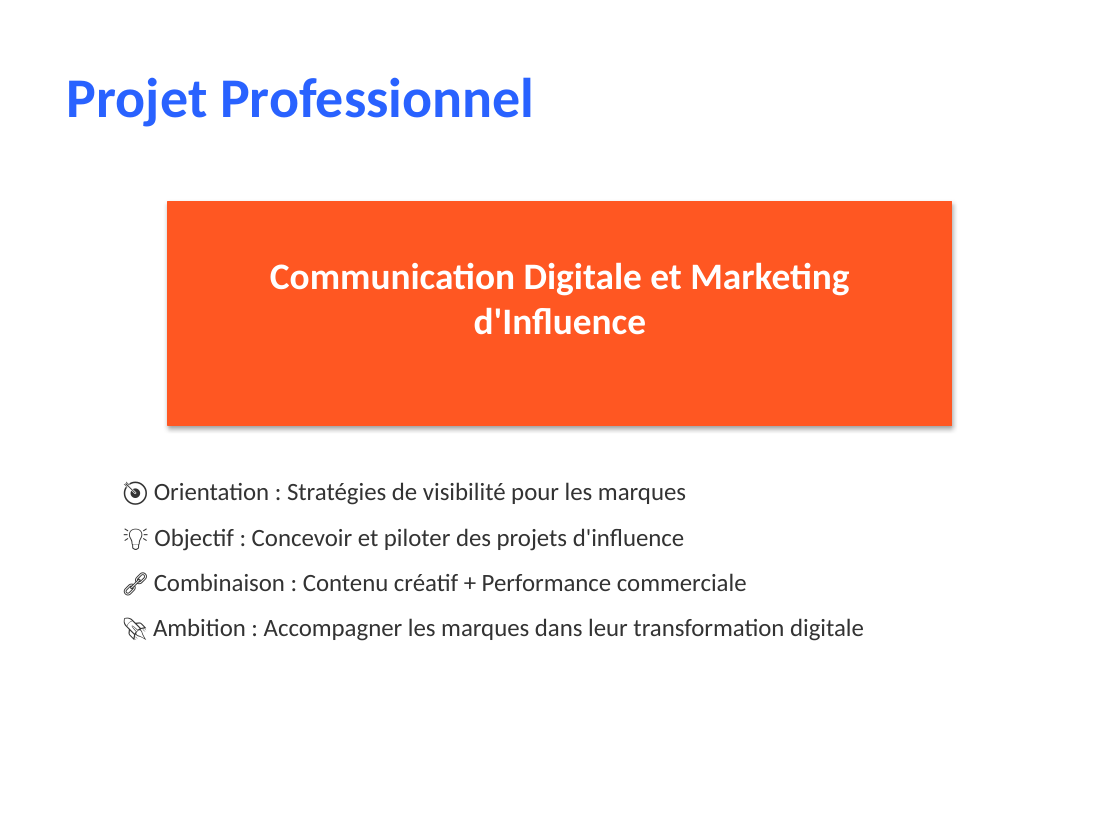
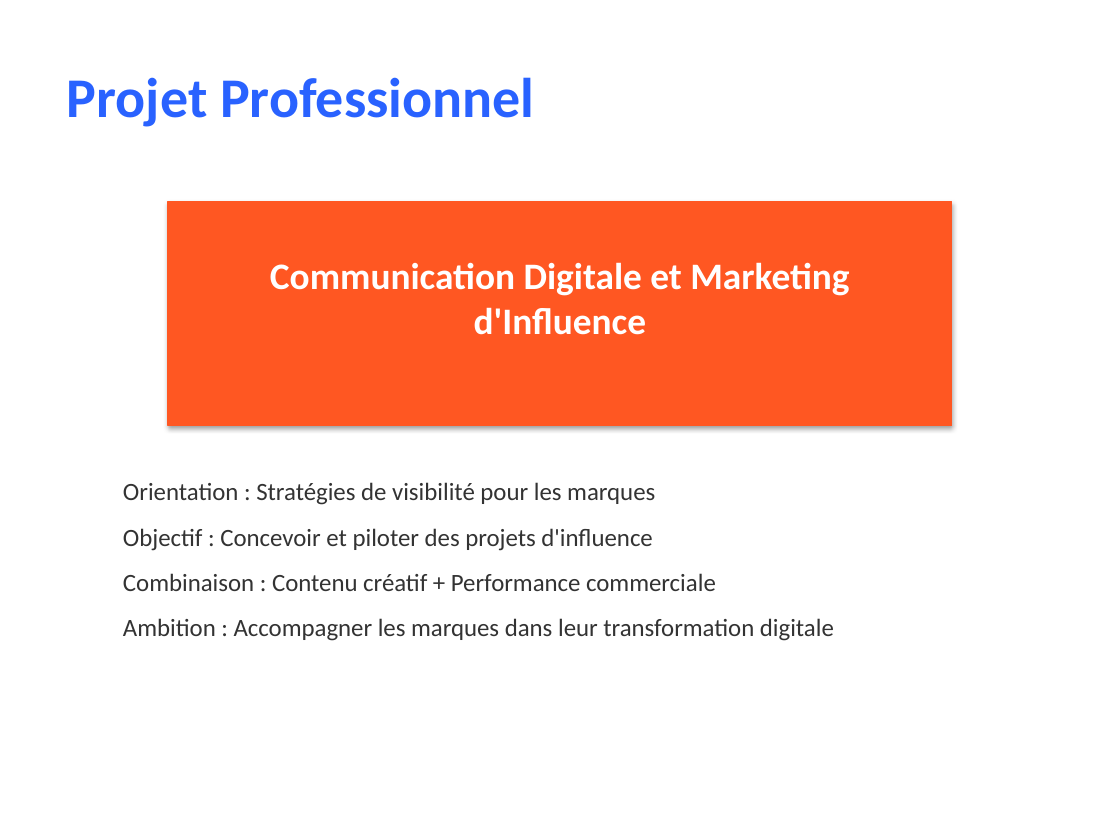
Before and after one commit to DOCK221/lbdmuser.github.io, a slide deck: slide 22 of Soutenance_Mouhamadou_Sow_B3_CDI.pptx. Drawn at 1120x840 pixels with LibreOffice and Linux fonts; fonts in the diff are those of the drawing. Boxes give left, top, right and bottom in pixels: in the first picture for what was removed or moved away, otherwise in the second. Text is boxed around its words. In the diff, an @@ line names an element or a change of style, - is before the commit and + after.

Commit message:
feat: présentation sans émojis + version PDF
- Suppression de tous les émojis de la présentation
- Ajout de la version PDF (24 pages, 111 Ko)
- Présentation prête pour la soutenance

```diff
--- a/Soutenance_Mouhamadou_Sow_B3_CDI.pptx
+++ b/Soutenance_Mouhamadou_Sow_B3_CDI.pptx
@@ text at <box>123,482,834,641</box>: text changed @@
-🎯 Orientation : Stratégies de visibilité pour les marques
-💡 Objectif : Concevoir et piloter des projets d'influence
-🔗 Combinaison : Contenu créatif + Performance commerciale
-🚀 Ambition : Accompagner les marques dans leur transformation digitale
+Orientation : Stratégies de visibilité pour les marques
+Objectif : Concevoir et piloter des projets d'influence
+Combinaison : Contenu créatif + Performance commerciale
+Ambition : Accompagner les marques dans leur transformation digitale
```
Also in this commit, not shown: 20 other slides changed, 2 other files.
